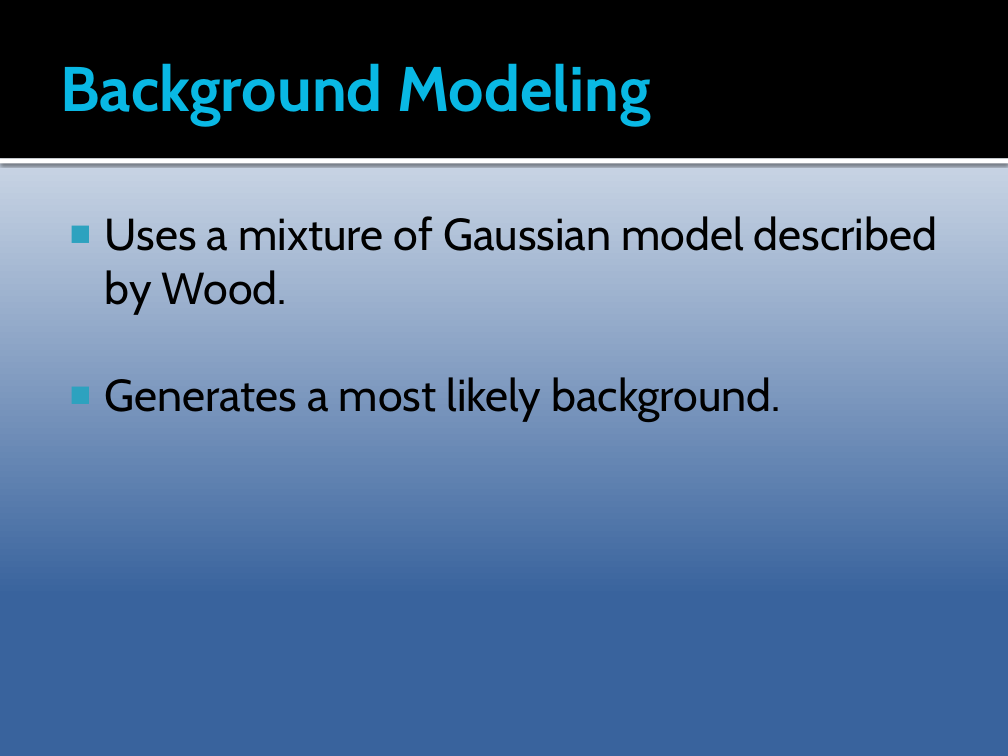
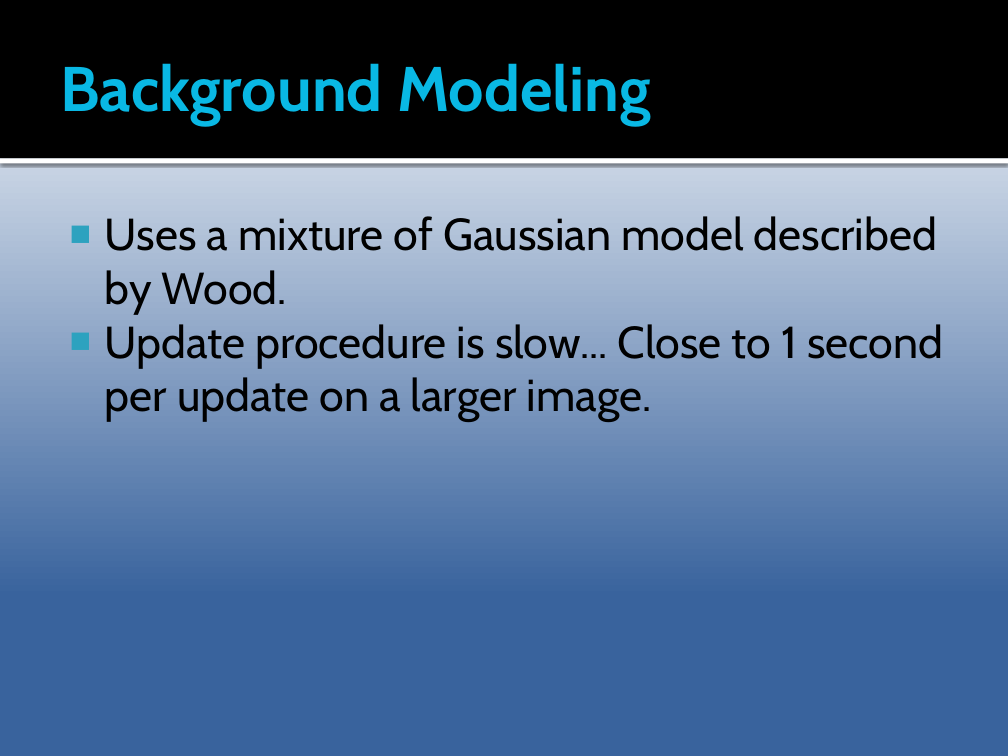
Before and after one commit to Epipolarna/Tracking, a slide deck: slide 4 of Documentation/TSBB15prez.pptx (slide 5 before the commit). Drawn at 1008x756 pixels with LibreOffice and Linux fonts; fonts in the diff are those of the drawing. Boxes give left, top, right and bottom in pixels: in the first picture for what was removed or moved away, otherwise in the second. Text is boxed around its words. In the diff, an @@ line names an element or a change of style, - is before the commit and + after.

```diff
--- a/Documentation/TSBB15prez.pptx
+++ b/Documentation/TSBB15prez.pptx
@@ text at (x1=105, y1=324, x2=943, y2=422): text changed @@
-■ Generates a most likely background.
+■ Update procedure is slow... Close to 1 second per update on a larger image.
```
Also in this commit, not shown: 6 other slides changed, 3 slides added, 6 slides removed.
